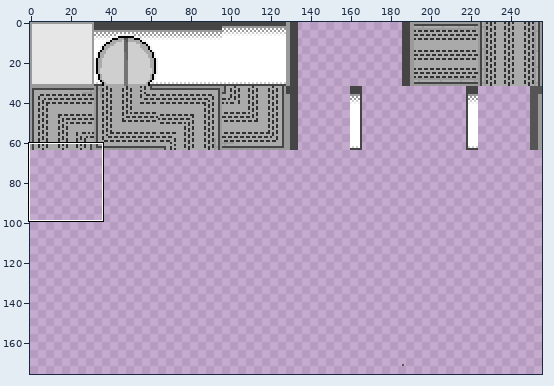
Sprite sheet -- endless/art/tiles.png. Above: a wide view before the commit, with the close-up outlined.
Close-up. Before the edit:
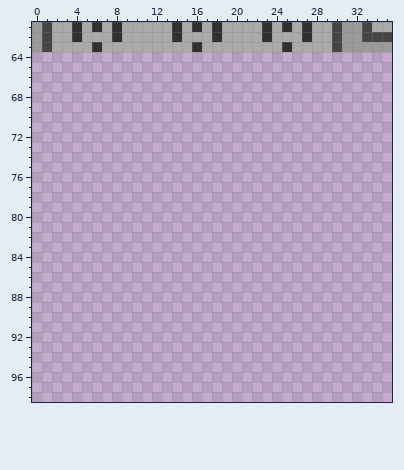
The file is 256x192 pixels. Shown: x 0..35, y 61..98. The wide view leaves out empty margins.
After the commit:
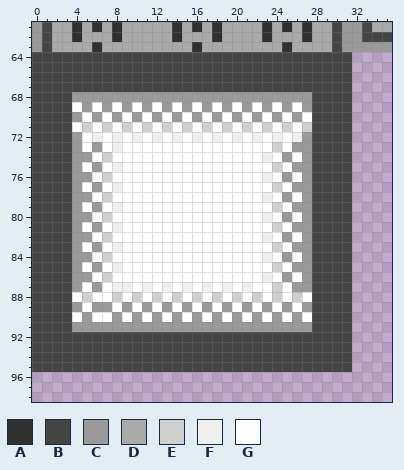
Palette (. is transparent): A #303030  B #454545  C #9a9a9a  D #aaaaaa  E #cfcfcf  F #efefef  G #ffffff
Changes in this commit:
Changed rows in their new state; - is an unchanged pixel.
first column x 0:
64 BBBBBBBBBBBBBBBBBBBBBBBBBBBBBBBB
65 BBBBBBBBBBBBBBBBBBBBBBBBBBBBBBBB
66 BBBBBBBBBBBBBBBBBBBBBBBBBBBBBBBB
67 BBBBBBBBBBBBBBBBBBBBBBBBBBBBBBBB
68 BBBBCCCCCCCCCCCCCCCCCCCCCCCCBBBB
69 BBBBGCGCGCGCGCGCGCGCGCGCGCGCBBBB
70 BBBBCGCGCGCGCGCGCGCGCGCGCGCGBBBB
71 BBBBGEGEGEGEGEGEGEGEGEGEGEGEBBBB
72 BBBBCGFGFGFGFGFGFGFGFGFGFGFCBBBB
73 BBBBCGCGFGGGGGGGGGGGGGGGEGCCBBBB
74 BBBBCCGEGGGGGGGGGGGGGGGFGCGCBBBB
75 BBBBCGCGFGGGGGGGGGGGGGGGEGCCBBBB
76 BBBBCCGEGGGGGGGGGGGGGGGFGCGCBBBB
77 BBBBCGCGFGGGGGGGGGGGGGGGEGCCBBBB
78 BBBBCCGEGGGGGGGGGGGGGGGFGCGCBBBB
79 BBBBCGCGFGGGGGGGGGGGGGGGEGCCBBBB
80 BBBBCCGEGGGGGGGGGGGGGGGFGCGCBBBB
81 BBBBCGCGFGGGGGGGGGGGGGGGEGCCBBBB
82 BBBBCCGEGGGGGGGGGGGGGGGFGCGCBBBB
83 BBBBCGCGFGGGGGGGGGGGGGGGEGCCBBBB
84 BBBBCCGEGGGGGGGGGGGGGGGFGCGCBBBB
85 BBBBCGCGFGGGGGGGGGGGGGGGEGCCBBBB
86 BBBBCCGEGGGGGGGGGGGGGGGFGCGCBBBB
87 BBBBCGCGFFGFGFGFGFGFGFGGEGCCBBBB
88 BBBBGEGGEGEGEGEGEGEGEGEGEGEGBBBB
89 BBBBCGCCGCGCGCGCGCGCGCGCGCGCBBBB
90 BBBBGCGGCGCGCGCGCGCGCGCGCGCGBBBB
91 BBBBCCCCCCCCCCCCCCCCCCCCCCCCBBBB
92 BBBBBBBBBBBBBBBBBBBBBBBBBBBBBBBB
93 BBBBBBBBBBBBBBBBBBBBBBBBBBBBBBBB
94 BBBBBBBBBBBBBBBBBBBBBBBBBBBBBBBB
95 BBBBBBBBBBBBBBBBBBBBBBBBBBBBBBBB
